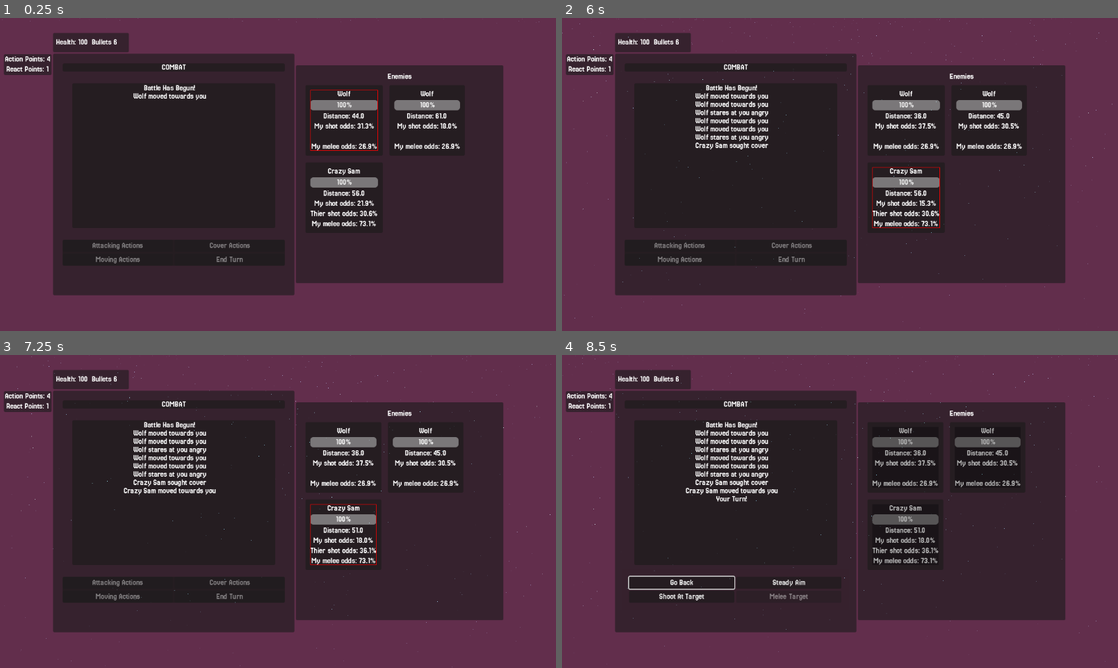
Above: before the commit, frames 1-4 (two rows, left to right).
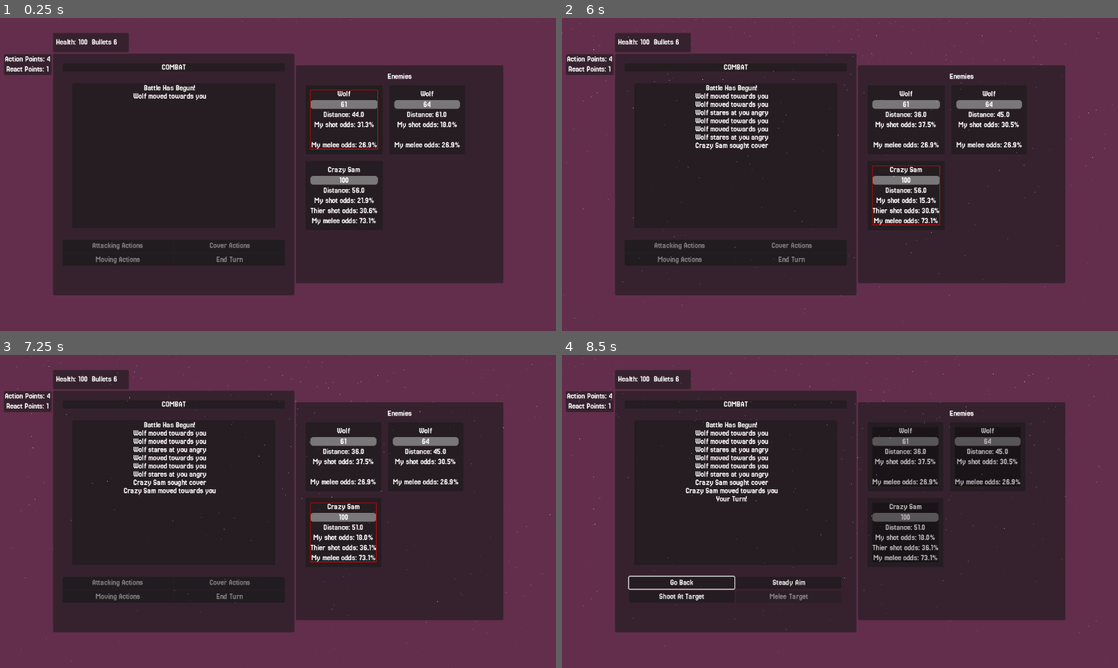
Above: after the commit, the same moments.

Repository: Mightysmallfry/BonesAndBullets
Game: Godot game, scene res://Combat/Arena.tscn
Same seed, same stepped clock (60 frames per second), same inputs: the game is played once before the commit and once after it. This scene is started directly instead of the project's main scene.
Inputs (mouse positions are in pixels of both pictures, inside the frame that each line leads up to):
- Up to frame 1 (0.25 s): no input
- Up to frame 2 (6 s): click (990, 121) at 0.52 s; click (990, 121) at 1.27 s; click (990, 121) at 2.02 s; tap Enter at 2.75, 4.25 s; move the mouse to (962, 158) at 2.77 s; click (962, 158) at 2.92 s; tap Space at 3.5 s; move the mouse to (728, 190) at 3.52 s; click (728, 190) at 3.67 s; move the mouse to (895, 105) at 4.27 s; click (895, 105) at 4.42 s; move the mouse to (812, 237) at 5.02 s; click (812, 237) at 5.17 s; move the mouse to (1006, 221) at 5.77 s; click (1006, 221) at 5.92 s
- Up to frame 3 (7.25 s): move the mouse to (111, 464) at 6.52 s; click (111, 464) at 6.67 s
- Up to frame 4 (8.5 s): move the mouse to (867, 511) at 7.27 s; click (867, 511) at 7.42 s; click "Attacking Actions" at 8 s

The runs differ from the first frame. In frame 1, 2.1% of the frame differs, in the area x 55-83%, y 26-68%; in frame 2, 2.2%; in frame 3, 2.1%; in frame 4, 1.9%.

Commit message:
Combat Quality Improvements

Diff:
--- a/Combat/EnemySelector.tscn
+++ b/Combat/EnemySelector.tscn
@@ -41,9 +41,27 @@
 horizontal_alignment = 1
 
 [node name="ProgressBar" type="ProgressBar" parent="PanelContainer/MarginContainer/VBoxContainer"]
+custom_minimum_size = Vector2(0, 18)
 layout_mode = 2
 step = 1.0
 value = 100.0
+show_percentage = false
+
+[node name="Label" type="Label" parent="PanelContainer/MarginContainer/VBoxContainer/ProgressBar"]
+layout_mode = 1
+anchors_preset = 8
+anchor_left = 0.5
+anchor_top = 0.5
+anchor_right = 0.5
+anchor_bottom = 0.5
+offset_left = -20.0
+offset_top = -8.5
+offset_right = 20.0
+offset_bottom = 8.5
+grow_horizontal = 2
+grow_vertical = 2
+text = "10"
+horizontal_alignment = 1
 
 [node name="Label2" type="Label" parent="PanelContainer/MarginContainer/VBoxContainer"]
 layout_mode = 2
--- a/Combat/Scripts/Arena.gd
+++ b/Combat/Scripts/Arena.gd
@@ -59,7 +59,7 @@
 	# Update Skills
 
 	# return to main
-	print("CHANING SCENE")
+	print("WIN")
 	get_tree().change_scene_to_file("res://World/main.tscn")
 
 ## Adds variance to enemy stats
@@ -89,7 +89,6 @@
 		return
 	combatUI.remove_enemy_selector(index)
 	if thisCombatEvent.enemies.pop_at(index) == null || thisCombatEvent.enemies.size() == 0:
-		print("YOU WIN")
 		resolveCombat()
 
 ## Gets the enemy's index from combatEvent array
@@ -173,7 +172,7 @@
 func _enemy_take_damage(a_enemy:enemy, damage:int)->void:
 	a_enemy.health -= damage
 	if a_enemy.health < 1:
-		print("DEATH!!!")
+		print("YOU DIED!!!")
 		combatUI.update_battle_log(a_enemy.name + " died")
 		_free_enemy(a_enemy)
 	else:
@@ -227,7 +226,7 @@
 func _attack(acting_enemy:enemy)->void:
 	if acting_enemy.attack_type == 1:
 		if rng.randf() < _calculate_aim_chance(acting_enemy):
-			combatUI.update_battle_log(acting_enemy.name + " Shot you")
+			combatUI.update_battle_log(acting_enemy.name + " shot you for " + str(shot_damage) + " health")
 			_take_damage(shot_damage)
 		else:
 			combatUI.update_battle_log(acting_enemy.name + " Shot at You but Missed")
@@ -236,11 +235,11 @@
 		var melee = _calculate_melee(acting_enemy)
 		if randf() < melee:
 			# Player Wins
-			combatUI.update_battle_log(acting_enemy.name + " engaged in a melee with you but you won")
+			combatUI.update_battle_log(acting_enemy.name + " engaged in a melee with you but you won, causing " + str(melee) + " damage")
 			_enemy_take_damage(acting_enemy, melee * player.melee)
 		else:
 			# Player Loses
-			combatUI.update_battle_log(acting_enemy.name + " engaged in a melee with you and beat you up")
+			combatUI.update_battle_log(acting_enemy.name + " engaged in a melee with you and beat you up causing " + str(melee) + " damage")
 			_take_damage(melee * acting_enemy.melee)
 		return
 	combatUI.update_battle_log(acting_enemy.name + " stares at you angry")
@@ -340,11 +339,11 @@
 	var melee = _calculate_melee(thisCombatEvent.enemies[index])
 	if rng.randf() < melee:
 		# Player Wins
-		combatUI.update_battle_log("You engaged " + thisCombatEvent.enemies[index].name + " in a melee and won")
+		combatUI.update_battle_log("You engaged " + thisCombatEvent.enemies[index].name + " in a melee and won, causing " + str(melee) + " damage")
 		_enemy_take_damage(thisCombatEvent.enemies[index], melee * player.melee)
 	else:
 		# Player Loses
-		combatUI.update_battle_log("You engaged " + thisCombatEvent.enemies[index].name + " in a melee but beat you up")
+		combatUI.update_battle_log("You engaged " + thisCombatEvent.enemies[index].name + " in a melee but beat you up, causing " + str(melee) + " damage")
 		_take_damage(melee * thisCombatEvent.enemies[index].melee)
 	pass
 
--- a/Combat/Scripts/combatUI.gd
+++ b/Combat/Scripts/combatUI.gd
@@ -6,7 +6,17 @@
 	combatLog += (new_line + "\n")
 	$"Main Console/HBoxContainer/PanelContainer/MarginContainer/VBoxContainer/MarginContainer/PanelContainer/MarginContainer/ScrollContainer/RichTextLabel".text = combatLog
 	var scrollContainer = $"Main Console/HBoxContainer/PanelContainer/MarginContainer/VBoxContainer/MarginContainer/PanelContainer/MarginContainer/ScrollContainer"
+	#scrollContainer.call_deferred("scroll_vertical", scrollContainer.get_v_scroll_bar().max_value)
+	await get_tree().process_frame
 	scrollContainer.scroll_vertical = scrollContainer.get_v_scroll_bar().max_value
+
+func _process(_delta: float) -> void:
+	var scrollContainer = $"Main Console/HBoxContainer/PanelContainer/MarginContainer/VBoxContainer/MarginContainer/PanelContainer/MarginContainer/ScrollContainer"
+	if Input.is_action_pressed("ui_text_scroll_up") and scrollContainer.scroll_vertical != 0:
+		scrollContainer.scroll_vertical -= 1
+	if Input.is_action_pressed("ui_text_scroll_down") and scrollContainer.scroll_vertical != scrollContainer.get_v_scroll_bar().max_value:
+		scrollContainer.scroll_vertical += 1
+
 
 func add_enemy_selector(enemy_name:String, health:int, distance:float, aims:Array[float])->void:
 	var enemySelector = load("res://Combat/EnemySelector.tscn").instantiate()
--- a/Combat/Scripts/enemy_selector.gd
+++ b/Combat/Scripts/enemy_selector.gd
@@ -10,6 +10,7 @@
 
 func update_Details(health:int, distance:float, aims:Array[float])->void:
 	$PanelContainer/MarginContainer/VBoxContainer/ProgressBar.value = health
+	$PanelContainer/MarginContainer/VBoxContainer/ProgressBar/Label.text = str(health)
 	$PanelContainer/MarginContainer/VBoxContainer/Label2.text = ("Distance: " + str(distance))
 	$PanelContainer/MarginContainer/VBoxContainer/Label3.text = ("My shot odds: " + str(snapped(aims[0], .001)*100) + "%")
 	if aims[1] != -1:
--- a/Combat/button_hell.gd
+++ b/Combat/button_hell.gd
@@ -36,7 +36,6 @@
 		return
 	else:
 		_submit_action(action, index)
-		print(index)
 		_reset_main()
 
 func _select_selectors()->void:
--- a/project.godot
+++ b/project.godot
@@ -47,6 +47,18 @@
 , Object(InputEventJoypadButton,"resource_local_to_scene":false,"resource_name":"","device":-1,"button_index":1,"pressure":0.0,"pressed":true,"script":null)
 ]
 }
+ui_text_scroll_up={
+"deadzone": 0.5,
+"events": [Object(InputEventKey,"resource_local_to_scene":false,"resource_name":"","device":0,"window_id":0,"command_or_control_autoremap":true,"alt_pressed":false,"shift_pressed":false,"pressed":false,"keycode":4194320,"physical_keycode":0,"key_label":0,"unicode":0,"location":0,"echo":false,"script":null)
+, Object(InputEventJoypadMotion,"resource_local_to_scene":false,"resource_name":"","device":-1,"axis":3,"axis_value":-1.0,"script":null)
+]
+}
+ui_text_scroll_down={
+"deadzone": 0.5,
+"events": [Object(InputEventKey,"resource_local_to_scene":false,"resource_name":"","device":0,"window_id":0,"command_or_control_autoremap":true,"alt_pressed":false,"shift_pressed":false,"pressed":false,"keycode":4194322,"physical_keycode":0,"key_label":0,"unicode":0,"location":0,"echo":false,"script":null)
+, Object(InputEventJoypadMotion,"resource_local_to_scene":false,"resource_name":"","device":-1,"axis":3,"axis_value":1.0,"script":null)
+]
+}
 pause={
 "deadzone": 0.2,
 "events": [Object(InputEventKey,"resource_local_to_scene":false,"resource_name":"","device":-1,"window_id":0,"alt_press …(195 unchanged characters)…
